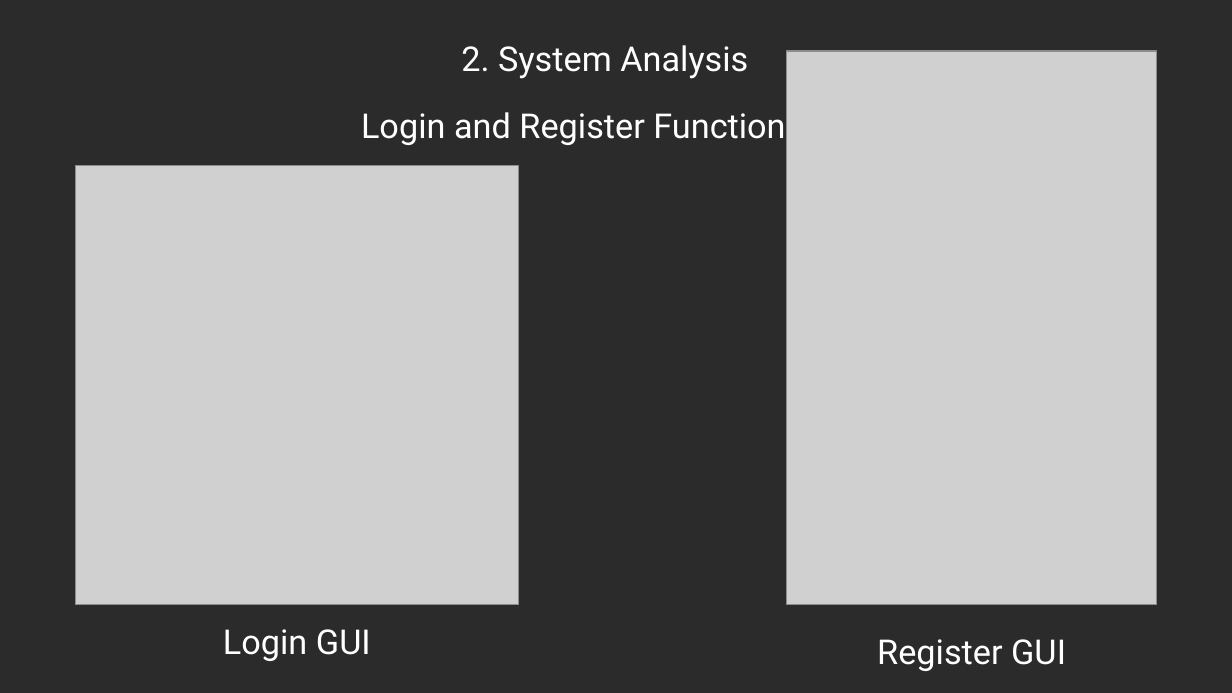
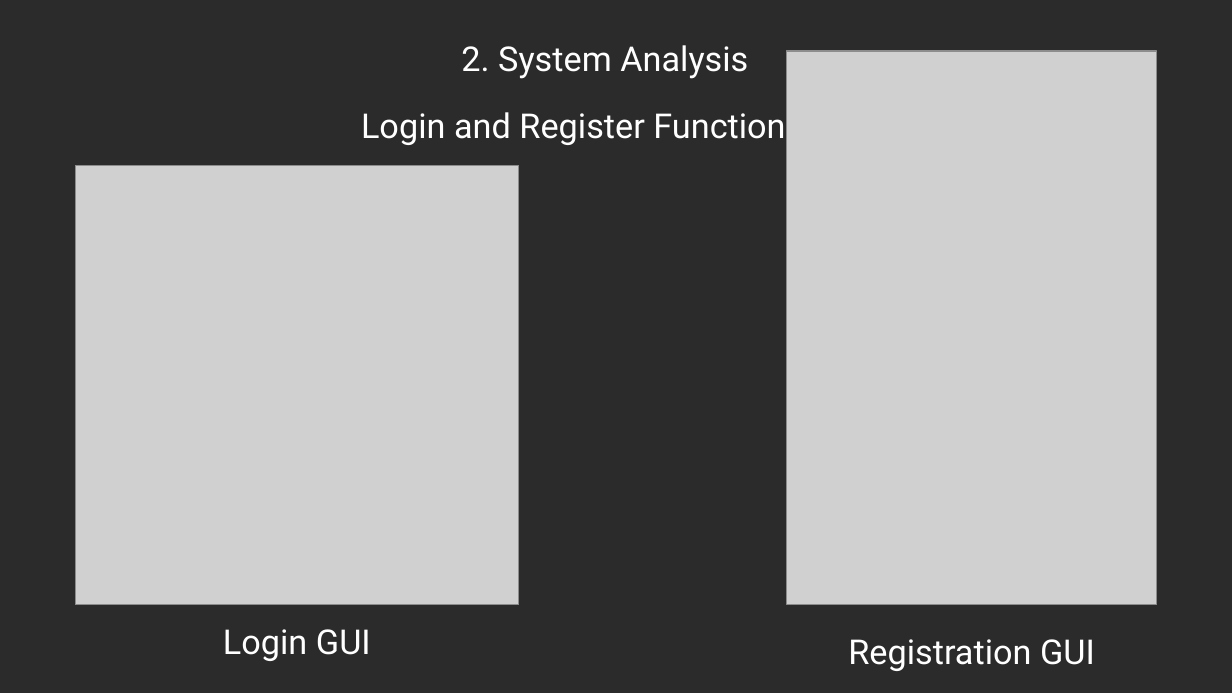
Before and after one commit to Minh-Huy-FlightBooking/flightbookingsystem, a slide deck: slide 14 of Final Project Representation - Minh + Huy.pptx. Drawn at 1232x693 pixels with LibreOffice and Linux fonts; fonts in the diff are those of the drawing; grey boxes stand for pictures; background and template pictures are left out; a plain dark background stands for a picture behind light text. Boxes give left, top, right and bottom in pixels: in the first picture for what was removed or moved away, otherwise in the second. Text is boxed around its words. In the diff, an @@ line names an element or a change of style, - is before the commit and + after.

```diff
--- a/Final Project Representation - Minh + Huy.pptx
+++ b/Final Project Representation - Minh + Huy.pptx
@@ text at (848, 639, 1095, 671): text changed @@
-Register GUI
+Registration GUI
```
Also in this commit, not shown: 2 other files.
